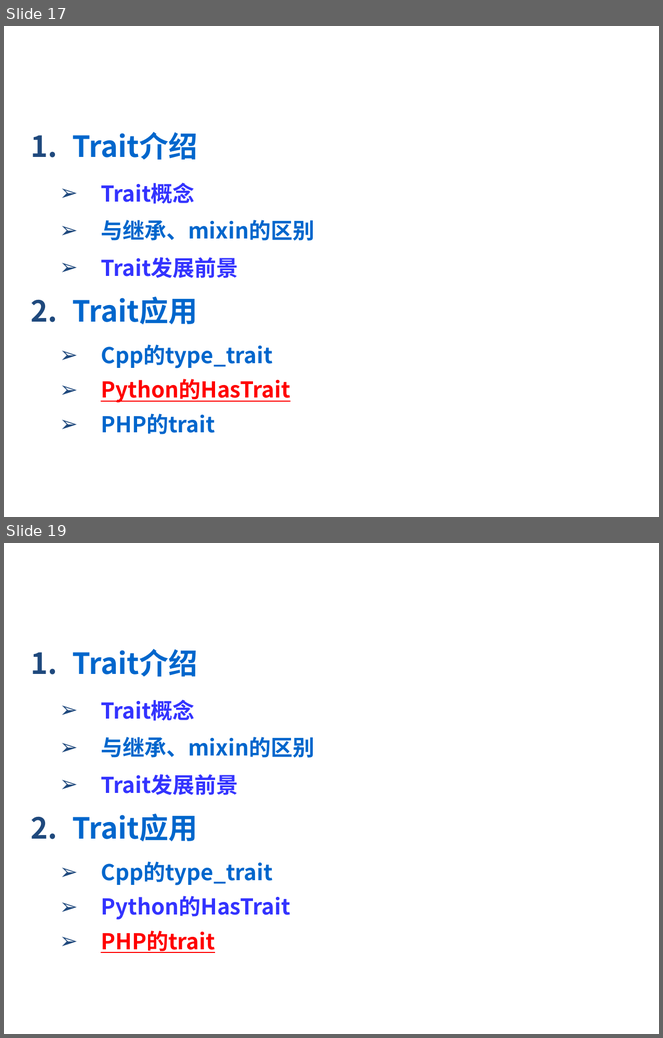
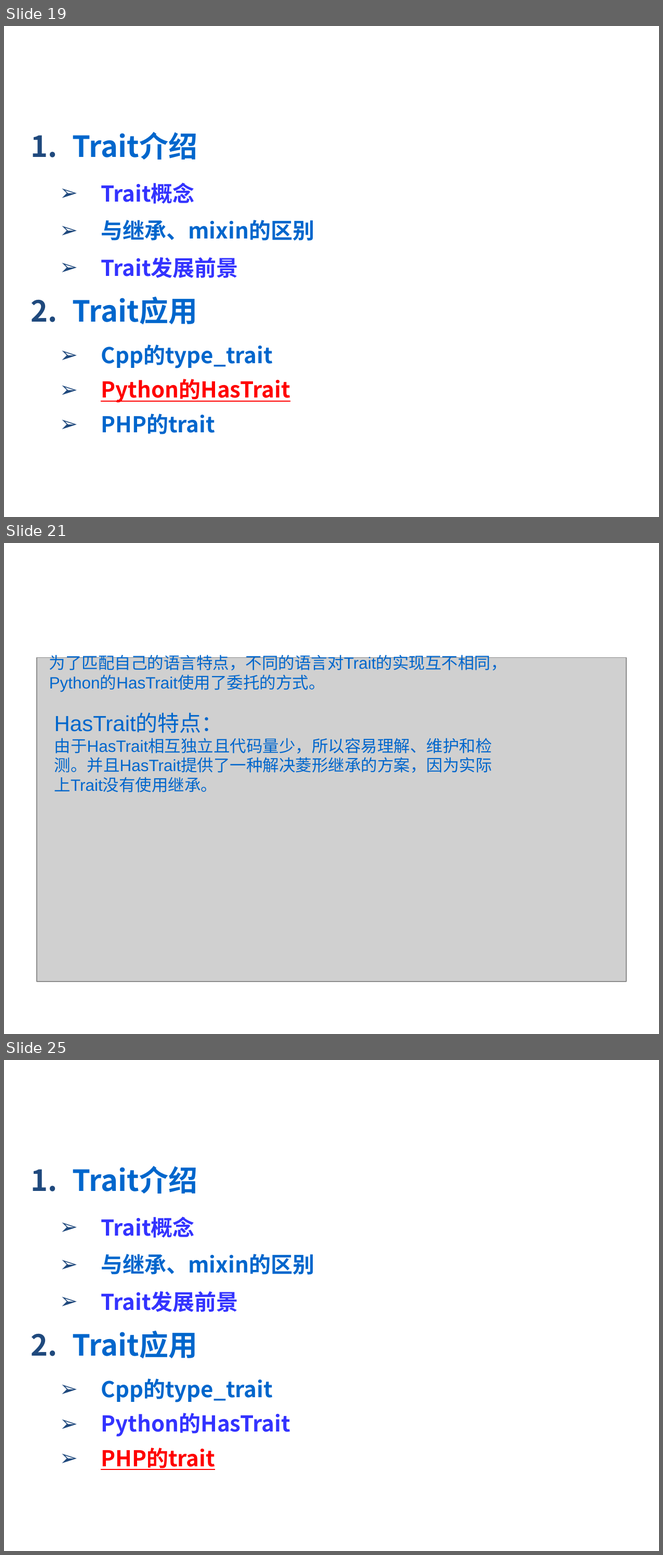
Before and after one commit to 2017-CompilerH-a3/Teamwork-Traits, a slide deck: trait.ppt. Shown one above the other, each under a label of ours: slides 17 and 19 before the commit, slides 19, 21 and 25 after it; the slides between them are not shown. The pictures are 663x1038 and 663x1555 pixels, drawn with LibreOffice and Linux fonts; fonts in the diff are those of the drawing; grey boxes stand for pictures; background and template pictures are left out. Boxes give left, top, right and bottom in pixels: in the first picture for what was removed or moved away, otherwise in the second. Text is boxed around its words. In the diff, an @@ line names an element or a change of style, - is before the commit and + after.

```diff
--- a/trait.ppt
+++ b/trait.ppt
@@ slide 21 added at [4, 543, 659, 1034], background picture (left out) @@
@@ text added at [37, 563, 397, 603], 28 pt, text #FFFFFF, bold, italic @@
+HasTrait
@@ picture added at [37, 657, 626, 982] @@
@@ text added at [49, 652, 507, 692], 18 pt, text #0066CC @@
+为了匹配自己的语言特点，不同的语言对Trait的实现互不相同，Python的HasTrait使用了委托的方式。
@@ text added at [54, 714, 492, 793], 18 pt, text #0066CC @@
+HasTrait的特点：
+由于HasTrait相互独立且代码量少，所以容易理解、维护和检测。并且HasTrait提供了一种解决菱形继承的方案，因为实际上Trait没有使用继承。
@@ what was slide 17 is now slide 19 @@
@@ what was slide 19 is now slide 25 @@
```
Also in this commit, not shown: 7 slides changed, 13 other slides added, 4 slides removed.
